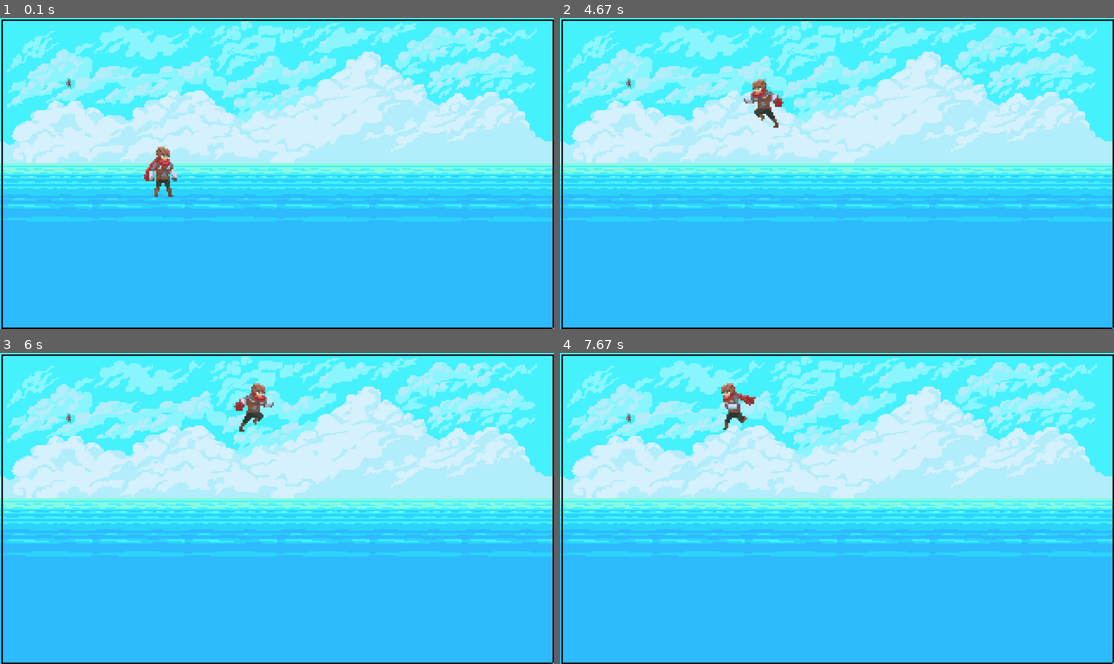
Above: before the commit, frames 1-4 (two rows, left to right).
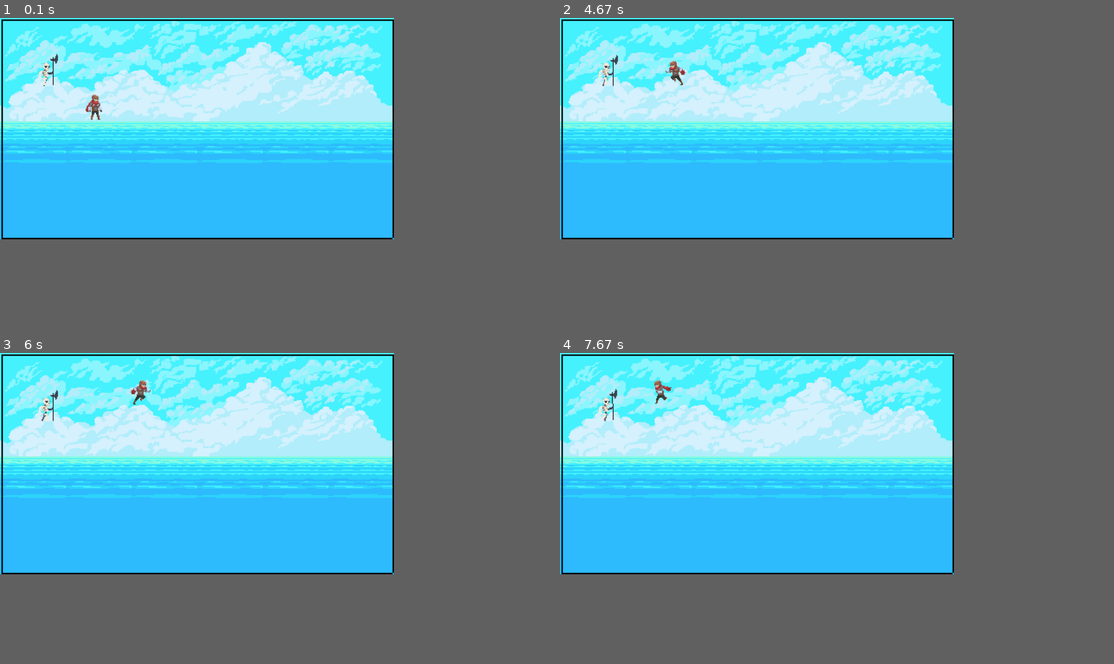
Above: after the commit, the same moments.

Repository: NAD777/Game-pygame
Game: pygame game, started from game.py
Two runs of this game, one before a commit and one after it. Both use one fixed random seed, a clock stepped at 60 frames per second and the inputs below.
Inputs:
- Up to frame 1 (0.1 s): no input
- Up to frame 2 (4.67 s): hold Right 0.33-0.8 s; hold Up 0.83-1.13 s; hold Right 1.17-1.63 s; hold Left 1.67-2.2 s; hold Down 2.23-2.53 s; hold Left 2.57-2.97 s; hold Up 3-3.37 s; hold Right 3.4-4.03 s; hold Down 4.07-4.43 s; hold Left from 4.47 s (still down)
- Up to frame 3 (6 s): release Left at 4.93 s; hold Right 4.97-5.43 s; hold Up 5.47-5.77 s; hold Right from 5.8 s (still down)
- Up to frame 4 (7.67 s): release Right at 6.27 s; hold Left 6.3-6.83 s; hold Down 6.87-7.17 s; hold Left 7.2-7.6 s; hold Up from 7.63 s (still down)
The window is 900x506 before the commit and 640x360 after it. Grey fills any space a smaller window leaves; there, only what the larger window draws over its background counts as a difference.

The runs differ from the first frame. In frame 1, 53% of the frame differs, in the area x 0-100%, y 0-100%; in frame 2, 53%; in frame 3, 53%; in frame 4, 53%.

Commit message:
Add enemy skeleton

Diff:
--- a/cfg.json
+++ b/cfg.json
@@ -1,4 +1,4 @@
 {
     "fps": "60",
-    "resolution": "1920;1080"
+    "resolution": "1366;768"
 }
--- a/game.py
+++ b/game.py
@@ -9,6 +9,7 @@
 player_group = pg.sprite.Group()
 border_group = pg.sprite.Group()
 enemy_group = pg.sprite.Group()
+platforms_group = pg.sprite.Group()
 
 pg.init()
 
@@ -75,11 +76,10 @@
     return arr
 
 
-tile_images = {'wall': load_image('box.png'), 'empty': load_image('grass.png')}
 k = int(WIDTH / 960)
 # player_image = trans(load_image('adventurer-run-00.png'), k * 50, k * 37, 1, 0)
 
-tile_width = tile_height = 100
+tile_width = tile_height = int(60 * k)
 
 
 class Border(pg.sprite.Sprite):
@@ -97,12 +97,41 @@
         self.mask = pg.mask.from_surface(self.image)
 
 
-class Enemy(pg.sprite.Sprite):
+tile_images = {'wall': load_image('box.png'), 'empty': load_image('grass.png')}
+platform_images = {'left': "platform1.png", 'mid': "platform2.png", "right": "platform3.png"}
+
+
+class Platform(pg.sprite.Sprite):
+    def __init__(self, tile_type, pos_x, pos_y):
+        super().__init__(platforms_group, all_sprites)
+        self.image = tile_images[tile_type]
+        self.rect = self.image.get_rect().move(tile_width * pos_x, tile_height * pos_y)
+
+
+class Skelet(pg.sprite.Sprite):
     def __init__(self, x, y):
         super().__init__(all_sprites, enemy_group)
-        self.image = load_image('adventurer-idle-00.png', -1)
+        self.frames = []
+        img = load_image("Skeleton Walk.png", -1)
+        h = k * 111
+        img = trans(img, img.get_width() * k * 3, h, 0, 0)
+        self.cut_sheet(img, 13, 1)
+        self.cur_frame = 0
+        self.image = self.frames[self.cur_frame]
         self.rect = self.image.get_rect().move(tile_width * x + 15, tile_height * y + 5)
         self.mask = pg.mask.from_surface(self.image)
+
+    def cut_sheet(self, sheet, columns, rows):
+        self.rect = pg.Rect(0, 0, sheet.get_width() // columns, sheet.get_height() // rows)
+        for j in range(rows):
+            for i in range(columns):
+                frame_location = (self.rect.w * i, self.rect.h * j)
+                self.frames.append(sheet.subsurface(pg.Rect(
+                    frame_location, self.rect.size)))
+
+    def update(self):
+        self.cur_frame = (self.cur_frame + 1) % len(self.frames)
+        self.image = self.frames[self.cur_frame]
 
 
 class Player(pg.sprite.Sprite):
@@ -312,7 +341,7 @@
         back_ground = trans(load_image("back.png"), WIDTH, HEIGHT, 0, 0)
         screen.blit(back_ground, (0, 0))
 
-        enemy = Enemy(2, 2)
+        enemy = Skelet(2, 2)
         self.player = Player(4, 4)
         while self.running:
 
@@ -322,6 +351,7 @@
                 # if event.type == pg.KEYDOWN:
             pressed = pg.key.get_pressed()
             player_group.update(pressed)
+            enemy_group.update()
             clock.tick(FPS)
             all_sprites.draw(screen)
             player_group.draw(screen)
--- a/list.json
+++ b/list.json
@@ -1,4 +1,4 @@
 {
-    "resolutions": ["960;540", "1280;720", "1366×768", "1600;900", "1920;1080"],
+    "resolutions": ["960;540", "1280;720", "1366;768", "1600;900", "1920;1080"],
     "fps":["30", "45", "60", "120"]
 }
Binary file added: data/Skeleton Walk.png
Binary file added: data/Skeleton/GIFS/Skeleton Attack.gif
Binary file added: data/Skeleton/GIFS/Skeleton Dead.gif
Binary file added: data/Skeleton/GIFS/Skeleton Hit.gif
Binary file added: data/Skeleton/GIFS/Skeleton Idle.gif
Binary file added: data/Skeleton/GIFS/Skeleton React.gif
Binary file added: data/Skeleton/GIFS/Skeleton Walk.gif
Binary file added: data/Skeleton/Sprite Sheets/Skeleton Attack.png
Binary file added: data/Skeleton/Sprite Sheets/Skeleton Dead.png
Binary file added: data/Skeleton/Sprite Sheets/Skeleton Hit.png
Binary file added: data/Skeleton/Sprite Sheets/Skeleton Idle.png
Binary file added: data/Skeleton/Sprite Sheets/Skeleton React.png
(and 15 more such lines)
